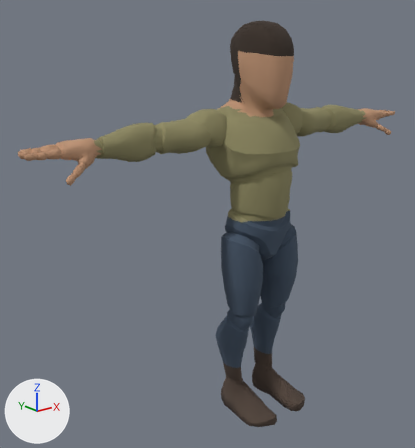
Two versions of the glTF model assets/character/body.glb, one commit apart.
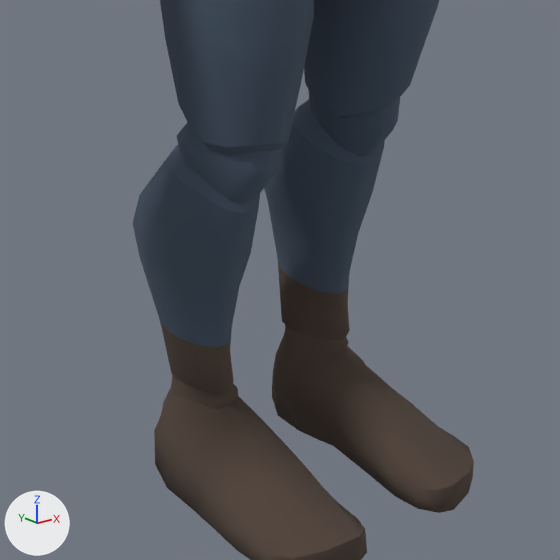
There are two pictures of each version: one whole from a 50 mm lens placed at (-1.598, -1.657, 1.547), pointed at (-0.172, 0.125, 0.834), one close up on the part from 44% to 79% of the width and 62% to 95% of the height. Lighting does not change. The marker at lower left points along +X, +Y and +Z. The last two pictures show the newer version. Vertices at exactly the same position are counted once.

Names of what the first close-up shows: 'body_feet', 'body_hips', 'body_legs_lower', 'body_legs_upper'.
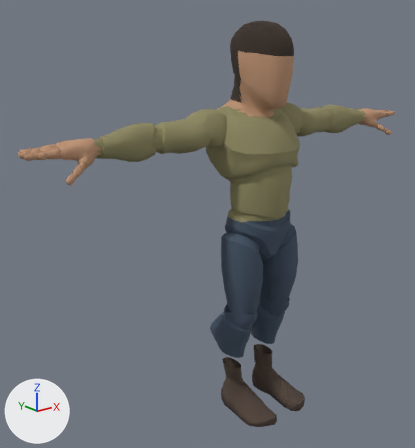
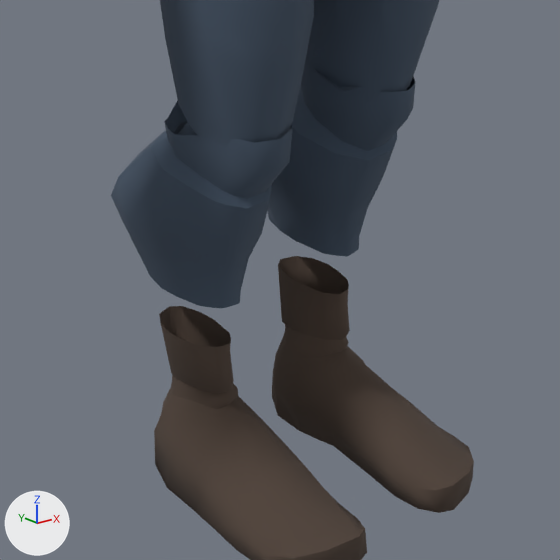
The newer file adds a shape key; the second version is drawn at full value of the shape key 'morph_stocky' of 'body_legs_lower', and the change is written as the vertex moves it makes.

What differs and where, as boxes (x1, y1, x2, y2) in the close-ups (560 x 560 px; the box of a moved part takes in the faces that stretch with it):
'body_legs_lower', reshaped (14% wider)
    before: (133, 94, 399, 347)
    after: (111, 69, 415, 308)
part 1 of me_body_legs_lower, moved or reshaped
    before: (264, 94, 399, 294)
    after: (267, 69, 415, 257)
part 2 of me_body_legs_lower, moved or reshaped
    before: (133, 140, 277, 347)
    after: (111, 101, 293, 308)

What changed in the scene script:
```text
Change me_body_legs_lower:
    used by ob_body_legs_lower; location = (0.0, 0.0, 0.0)
    remove me_body_legs_lower.from_pydata(...)  # 264 vertices, 416 faces; spans x -0.161..0.161, y -0.071..0.12, z 0.191..0.448
    add me_body_legs_lower.from_pydata(...)  # 264 vertices, 416 faces; spans x -0.179..0.179, y -0.091..0.147, z 0.248..0.498
    me_body_legs_lower part 1: 132 of 264 vertices moved; they spanned x 0.037..0.161, y -0.071..0.12, z 0.191..0.448 and now span x 0.022..0.179, y -0.091..0.147, z 0.248..0.498; mean shift (0.001, 0.001, 0.037); largest move (0.111, 0.093, 0.191) -> (0.116, 0.107, 0.251)
    me_body_legs_lower part 2: 132 of 264 vertices moved; they spanned x -0.161..-0.037, y -0.071..0.12, z 0.191..0.448 and now span x -0.179..-0.022, y -0.091..0.147, z 0.248..0.498; mean shift (-0.001, 0.001, 0.037); largest move (-0.111, 0.093, 0.191) -> (-0.116, 0.107, 0.251)
```
